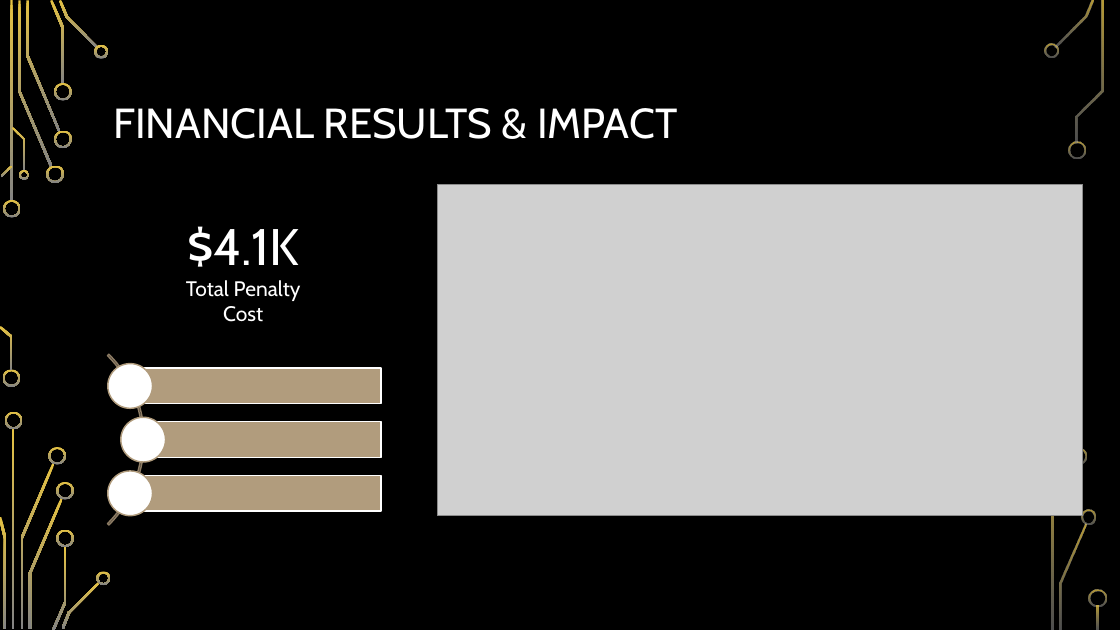
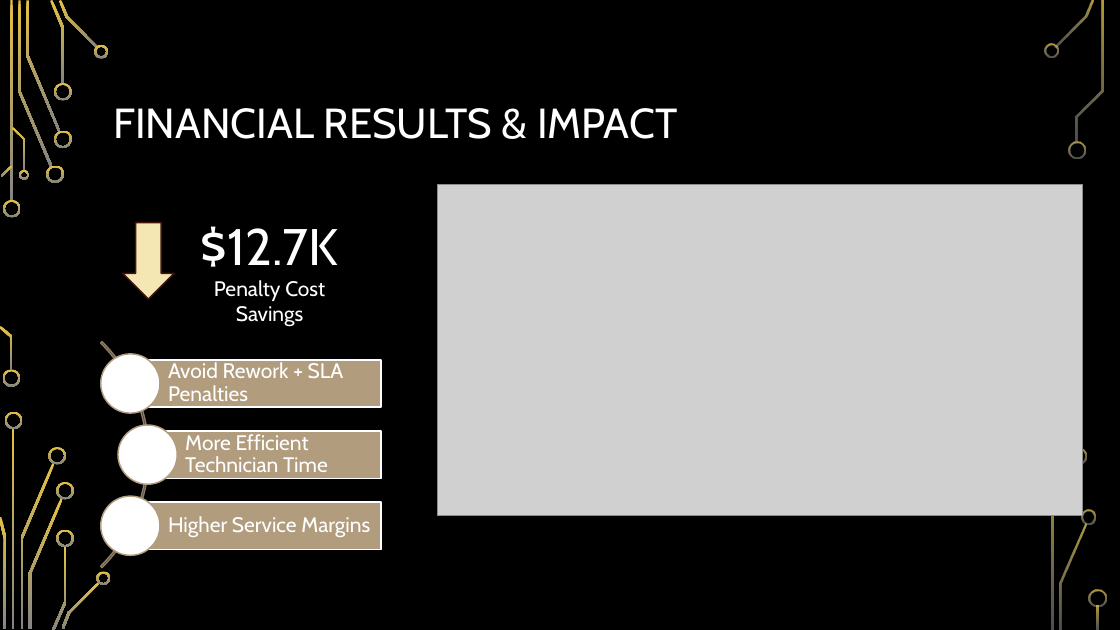
Before and after one commit to suebyeon/Capstone, a slide deck: slide 11 of Final Presentation.pptx (slide 10 before the commit). Drawn at 1120x630 pixels with LibreOffice and Linux fonts; fonts in the diff are those of the drawing; grey boxes stand for pictures; background and template pictures are left out. Boxes give left, top, right and bottom in pixels: in the first picture for what was removed or moved away, otherwise in the second. Text is boxed around its words. In the diff, an @@ line names an element or a change of style, - is before the commit and + after.

```diff
--- a/Final Presentation.pptx
+++ b/Final Presentation.pptx
@@ down arrow added at (x1=123, y1=223, x2=174, y2=299), fill #F5E7B4, outline #481507 1.25 pt @@
@@ text at (x1=201, y1=226, x2=338, y2=327): text changed @@
-$4.1K
-Total Penalty Cost
+$12.7K
+Penalty Cost Savings
@@ arch (boxed as its full ring) resized from (x1=0, y1=319, x2=145, y2=561) to (x1=0, y1=295, x2=149, y2=614) @@
@@ arch (boxed as its full ring) at (x1=0, y1=295, x2=149, y2=614): proportions changed @@
@@ ellipse resized from (x1=108, y1=364, x2=152, y2=408) to (x1=101, y1=354, x2=160, y2=413) @@
@@ rectangle resized from (x1=130, y1=368, x2=381, y2=404) to (x1=130, y1=360, x2=381, y2=407) @@
@@ text added at (x1=168, y1=362, x2=344, y2=407), 18 pt, text #FFFFFF @@
+Avoid Rework + SLA Penalties
@@ ellipse resized from (x1=121, y1=418, x2=166, y2=462) to (x1=118, y1=425, x2=177, y2=485) @@
@@ rectangle resized from (x1=143, y1=422, x2=381, y2=458) to (x1=148, y1=431, x2=381, y2=478) @@
@@ text added at (x1=185, y1=434, x2=328, y2=479), 18 pt, text #FFFFFF @@
+More Efficient Technician Time
@@ ellipse resized from (x1=108, y1=471, x2=152, y2=516) to (x1=101, y1=497, x2=160, y2=556) @@
@@ rectangle resized from (x1=130, y1=476, x2=381, y2=512) to (x1=130, y1=502, x2=381, y2=549) @@
@@ text added at (x1=168, y1=516, x2=370, y2=537), 18 pt, text #FFFFFF @@
+Higher Service Margins
```
Also in this commit, not shown: 4 other slides changed.
